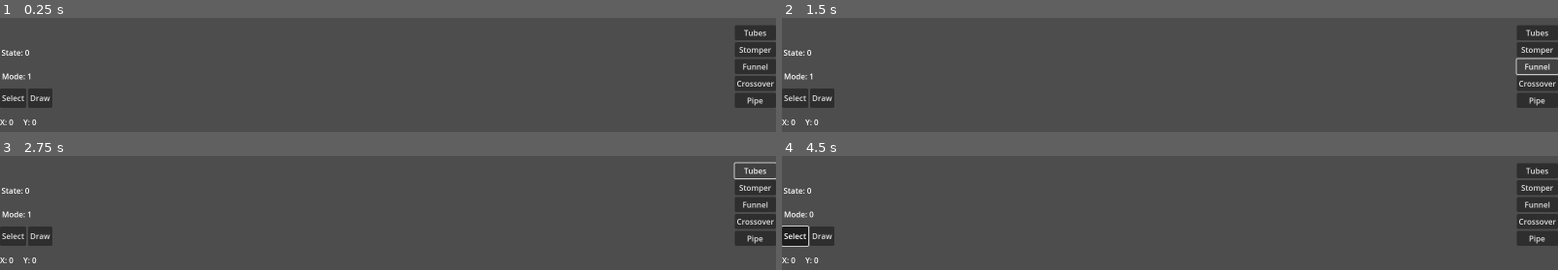
Above: before the commit, frames 1-4 (two rows, left to right).
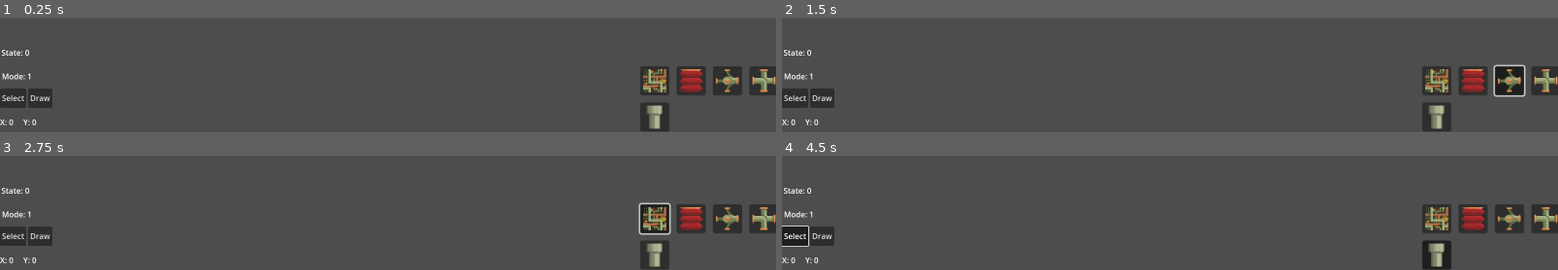
Above: after the commit, the same moments.

Repository: latoiste/Growtopia-Steam-Planner
Game: Godot game, scene res://scenes/main.tscn
Two runs of this game, one before a commit and one after it. Both use one fixed random seed, a clock stepped at 60 frames per second and the inputs below. The engine's default icon, where the game draws it, is replaced by a stand-in: a white triangle on a blue panel in a dark square.
Inputs (mouse positions are in pixels of both pictures, inside the frame that each line leads up to; where the layout moved, square brackets give the same spot in the first picture):
- Up to frame 1 (0.25 s): no input
- Up to frame 2 (1.5 s): click (1472, 80) [1534, 49] at 0.5 s; click (1511, 80) [1534, 67] at 1.25 s
- Up to frame 3 (2.75 s): click (651, 218) [752, 170] at 2 s
- Up to frame 4 (4.5 s): click (1542, 218) [1534, 220] at 2.75 s; click (1433, 255) [1534, 238] at 3.5 s; click "Select" at 4.25 s

The runs differ from the first frame. In frame 1, 6.1% of the frame differs, in the area x 82-100%, y 6-100%; in frame 2, 6.1%; in frame 3, 6.0%; in frame 4, 6.1%.

Commit message:
chore: add block icons to buttons

Diff:
--- a/scenes/UI/HUD.tscn
+++ b/scenes/UI/HUD.tscn
@@ -1,7 +1,14 @@
-[gd_scene load_steps=5 format=3 uid="uid://b3fgmanswmq4g"]
+[gd_scene load_steps=11 format=3 uid="uid://b3fgmanswmq4g"]
 
 [ext_resource type="Script" uid="uid://dbwpdceh6rrrt" path="res://scripts/UI/hud.gd" id="1_dj8aq"]
 [ext_resource type="Script" uid="uid://b268wb8u5qkbr" path="res://scripts/UI/ButtonOverlay.gd" id="2_7n4fj"]
+[ext_resource type="Texture2D" uid="uid://e6pbb10fpstx" path="res://block sprites/Conductor/tubes.png" id="2_ucsqe"]
+[ext_resource type="Texture2D" uid="uid://b800pfkm02qsa" path="res://block sprites/Source/stomper.png" id="4_a0qax"]
+[ext_resource type="Texture2D" uid="uid://cwxiuj43g3x1q" path="res://block sprites/Conductor/funnel.png" id="5_gawfp"]
+[ext_resource type="Texture2D" uid="uid://caro3onopftdx" path="res://block sprites/Conductor/crossover.png" id="6_tohwf"]
+[ext_resource type="Texture2D" uid="uid://dup3s4feusntq" path="res://block sprites/Conductor/pipes/pipe_base.png" id="7_e8ns6"]
+
+[sub_resource type="ButtonGroup" id="ButtonGroup_ucsqe"]
 
 [sub_resource type="ButtonGroup" id="ButtonGroup_5fyfn"]
 
@@ -10,48 +17,69 @@
 [node name="HUD" type="CanvasLayer"]
 script = ExtResource("1_dj8aq")
 
-[node name="BlockContainer" type="VBoxContainer" parent="."]
-anchors_preset = -1
+[node name="BlockContainer" type="GridContainer" parent="."]
+anchors_preset = 3
 anchor_left = 1.0
-anchor_top = 0.942
+anchor_top = 1.0
 anchor_right = 1.0
-anchor_bottom = 0.942
-offset_left = -75.0
-offset_top = -65.888
-offset_bottom = 0.112
+anchor_bottom = 1.0
+offset_left = -272.0
+offset_top = -136.0
+offset_right = -90.0
+offset_bottom = -46.0
 grow_horizontal = 0
 grow_vertical = 0
+scale = Vector2(1.5, 1.5)
+theme_override_constants/h_separation = 10
+theme_override_constants/v_separation = 10
+columns = 4
+metadata/_edit_group_ = true
 
 [node name="Tubes" type="Button" parent="BlockContainer"]
 layout_mode = 2
-text = "Tubes
+toggle_mode = true
+button_group = SubResource("ButtonGroup_ucsqe")
+text = "
 "
+icon = ExtResource("2_ucsqe")
+icon_alignment = 1
 script = ExtResource("2_7n4fj")
 metadata/_custom_type_script = "uid://b268wb8u5qkbr"
 
 [node name="Stomper" type="Button" parent="BlockContainer"]
 layout_mode = 2
-text = "Stomper"
+toggle_mode = true
+button_group = SubResource("ButtonGroup_ucsqe")
+icon = ExtResource("4_a0qax")
+icon_alignment = 1
 script = ExtResource("2_7n4fj")
 metadata/_custom_type_script = "uid://b268wb8u5qkbr"
 
 [node name="Funnel" type="Button" parent="BlockContainer"]
 layout_mode = 2
-text = "Funnel"
+toggle_mode = true
+button_group = SubResource("ButtonGroup_ucsqe")
+icon = ExtResource("5_gawfp")
+icon_alignment = 1
 script = ExtResource("2_7n4fj")
 metadata/_custom_type_script = "uid://b268wb8u5qkbr"
 
 [node name="Crossover" type="Button" parent="BlockContainer"]
 layout_mode = 2
-text = "Crossover
-"
+toggle_mode = true
+button_group = SubResource("ButtonGroup_ucsqe")
+icon = ExtResource("6_tohwf")
 script = ExtResource("2_7n4fj")
 metadata/_custom_type_script = "uid://b268wb8u5qkbr"
 
 [node name="Pipe" type="Button" parent="BlockContainer"]
 layout_mode = 2
-text = "Pipe
+toggle_mode = true
+button_group = SubResource("ButtonGroup_ucsqe")
+text = "
 "
+icon = ExtResource("7_e8ns6")
+icon_alignment = 1
 script = ExtResource("2_7n4fj")
 metadata/_custom_type_script = "uid://b268wb8u5qkbr"
 
--- /dev/null
+++ b/scenes/UI/IconButtonBase.tres
@@ -0,0 +1,12 @@
+[gd_resource type="StyleBoxFlat" format=3 uid="uid://coe5oo8d6yw77"]
+
+[resource]
+bg_color = Color(0.164706, 0.164706, 0.164706, 1)
+corner_radius_top_left = 6
+corner_radius_top_right = 6
+corner_radius_bottom_right = 6
+corner_radius_bottom_left = 6
+expand_margin_left = 2.0
+expand_margin_top = 2.0
+expand_margin_right = 2.0
+expand_margin_bottom = 2.0
--- /dev/null
+++ b/scenes/UI/IconButtonPressed.tres
@@ -0,0 +1,26 @@
+[gd_resource type="Theme" load_steps=4 format=3 uid="uid://bd7rtikako68s"]
+
+[ext_resource type="StyleBox" uid="uid://coe5oo8d6yw77" path="res://scenes/UI/IconButtonBase.tres" id="1_82bo5"]
+
+[sub_resource type="StyleBoxEmpty" id="StyleBoxEmpty_ucsqe"]
+
+[sub_resource type="StyleBoxFlat" id="StyleBoxFlat_82bo5"]
+bg_color = Color(0.164706, 0.164706, 0.164706, 1)
+border_width_left = 2
+border_width_top = 2
+border_width_right = 2
+border_width_bottom = 2
+border_color = Color(0.877599, 0.424385, 0.191861, 1)
+corner_radius_top_left = 6
+corner_radius_top_right = 6
+corner_radius_bottom_right = 6
+corner_radius_bottom_left = 6
+expand_margin_left = 2.0
+expand_margin_top = 2.0
+expand_margin_right = 2.0
+expand_margin_bottom = 2.0
+
+[resource]
+Button/styles/focus = SubResource("StyleBoxEmpty_ucsqe")
+Button/styles/normal = ExtResource("1_82bo5")
+Button/styles/pressed = SubResource("StyleBoxFlat_82bo5")
--- a/scenes/main.tscn
+++ b/scenes/main.tscn
@@ -19,8 +19,6 @@
 
 [node name="Ui" parent="." instance=ExtResource("1_0wfyh")]
 
-[node name="ToolManager" parent="." instance=ExtResource("4_jyhfs")]
-
 [node name="CanvasLayer" type="CanvasLayer" parent="."]
 
 [node name="State" type="Label" parent="CanvasLayer"]
@@ -37,6 +35,7 @@
 offset_bottom = 760.0
 text = "Mode: "
 
+[node name="ToolManager" parent="." instance=ExtResource("4_jyhfs")]
+
 [connection signal="selected_block" from="Ui" to="WorldManager" method="_on_ui_selected_block"]
 [connection signal="selected_block" from="Ui" to="WorldManager/BlockSelector" method="_on_ui_selected_block"]
-[connection signal="selected_mode" from="Ui" to="ToolManager" method="_on_ui_selected_mode"]
--- a/scenes/tool_manager.tscn
+++ b/scenes/tool_manager.tscn
@@ -7,6 +7,7 @@
 script = ExtResource("1_rvbr1")
 
 [node name="Camera2D" type="Camera2D" parent="."]
+position = Vector2(1223, 675)
 anchor_mode = 0
 zoom = Vector2(4, 4)
 limit_left = 0
--- a/scripts/UI/ButtonOverlay.gd
+++ b/scripts/UI/ButtonOverlay.gd
@@ -1,14 +1,20 @@
 extends Button
 class_name ButtonOverlay
 
-var mouse_hovering: bool = false;
-
-func _ready() -> void:
-	connect("mouse_entered", _on_mouse_entered);
-	connect("mouse_exited", _on_mouse_exited);
-
-func _on_mouse_entered() -> void:
-	mouse_hovering = true;
-
-func _on_mouse_exited() -> void:
-	mouse_hovering = false;
+#var mouse_hovering: bool = false;
+#
+#func _process(delta: float) -> void:
+	#if mouse_hovering:
+		#print("hovering lol");
+	#else:
+		#print("not hovering lol")
+#
+#func _ready() -> void:
+	#connect("mouse_entered", _on_mouse_entered);
+	#connect("mouse_exited", _on_mouse_exited);
+		#
+#func _on_mouse_entered() -> void:
+	#mouse_hovering = true;
+	#
+#func _on_mouse_exited() -> void:
+	#mouse_hovering = false;
--- a/scripts/main.gd
+++ b/scripts/main.gd
@@ -1,6 +1,4 @@
 extends Node2D
-
-@onready var ui = $Ui;
 
 @onready var state_text = $"CanvasLayer/State";
 @onready var mode_text = $"CanvasLayer/Mode"
--- a/scripts/world_manager.gd
+++ b/scripts/world_manager.gd
@@ -51,10 +51,6 @@
 		#print("bro what")
 		return false;
 
-	if mouse_is_hovering():
-		#print("hello?")
-		return false;
-
 	return true;
 
 func can_replace() -> bool:
@@ -64,23 +60,7 @@
 	if selected_block == block.block_name:
 		return false;
 
-	if mouse_is_hovering():
-		return false;
-
 	return true
-
-func mouse_is_hovering():
-	if block.interactable:
-		var interact_button = block.get_node("InteractButton");
-		if interact_button.mouse_hovering:
-			return true;
-
-	if block.flippable:
-		var flip_button = block.get_node("FlipButton");
-		if flip_button.mouse_hovering:
-			return true;
-
-	return false;
 
 func set_block_scene() -> void:
 	match (selected_block):
